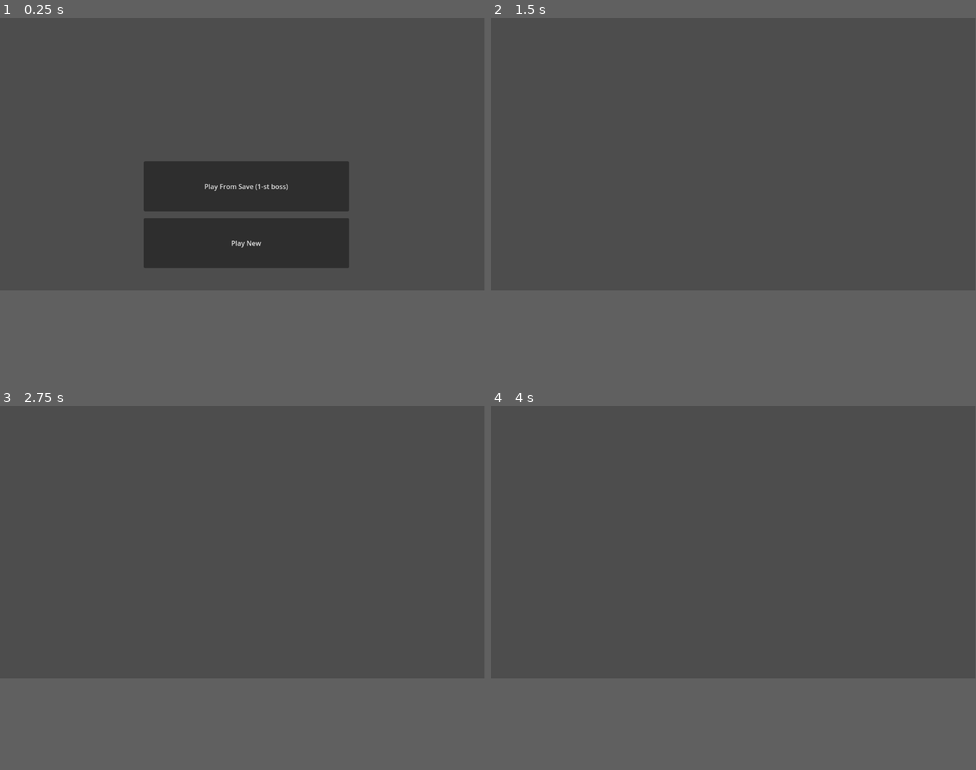
Above: before the commit, frames 1-4 (two rows, left to right).
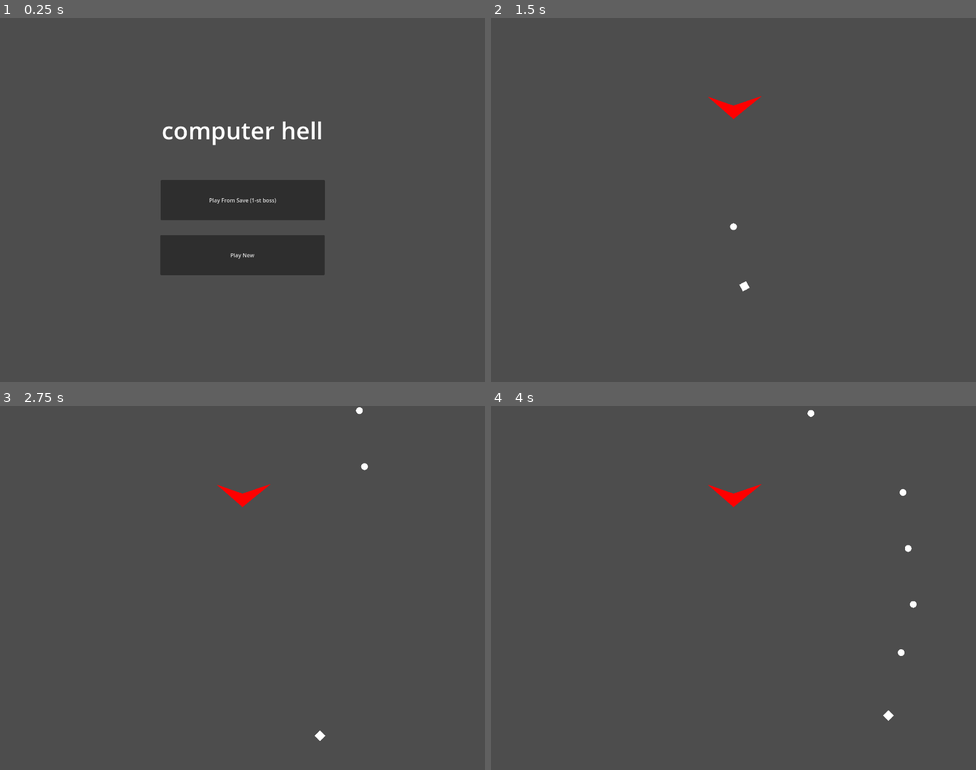
Above: after the commit, the same moments.

Repository: RainMa22/BulletHell
Game: Godot game, scene res://Scenes/Title.tscn
Same seed, same stepped clock (60 frames per second), same inputs: the game is played once before the commit and once after it.
Inputs:
- Up to frame 1 (0.25 s): no input
- Up to frame 2 (1.5 s): click "Play From Save (1-st boss)" at 0.5 s; tap Enter at 1.25 s; hold D (Right) from 1.28 s (still down); hold Z (Shoot) from 1.28 s (still down)
- Up to frame 3 (2.75 s): release D (Right) at 2.03 s; release Z (Shoot) at 2.03 s; hold S (Down) from 2.03 s (still down); tap Z (Shoot) at 2.1 s
- Up to frame 4 (4 s): release S (Down) at 2.78 s; hold D (Right) 2.78-3.53 s; hold Z (Shoot) 2.78-3.53 s; hold W (Up) from 3.53 s (still down); tap Z (Shoot) at 3.6 s
In our replay, the window is 799x449 before the commit and 800x600 after it. These sizes can differ from the game's own. Grey fills any space a smaller window leaves; there, only what the larger window draws over its background counts as a difference.

The runs differ from the first frame. In frame 1, 7.6% of the frame differs, in the area x 29-72%, y 28-71%; in frame 2, 0.3%; in frame 3, 0.3%; in frame 4, 0.4%.

Commit message:
Added player shooting and bullet counter, setup game scene

Diff:
--- a/Scenes/Game.tscn
+++ b/Scenes/Game.tscn
@@ -1,3 +1,17 @@
-[gd_scene format=3 uid="uid://b6jqep4j1e46k"]
+[gd_scene load_steps=4 format=3 uid="uid://b6jqep4j1e46k"]
+
+[ext_resource type="Script" path="res://src/Game.gd" id="1_fg8e7"]
+[ext_resource type="PackedScene" uid="uid://cwn1aknxem4n4" path="res://src/player/Player.tscn" id="1_udpsn"]
+[ext_resource type="PackedScene" uid="uid://cy4gofdhytyvf" path="res://src/boss/Boss.tscn" id="2_4fr0q"]
 
 [node name="Game" type="Node2D"]
+script = ExtResource("1_fg8e7")
+
+[node name="Camera" type="Camera2D" parent="."]
+scale = Vector2(1, 0.991097)
+
+[node name="Player" parent="." instance=ExtResource("1_udpsn")]
+position = Vector2(0, 256)
+
+[node name="Boss" parent="." instance=ExtResource("2_4fr0q")]
+position = Vector2(0, -256)
--- a/Scenes/Title.tscn
+++ b/Scenes/Title.tscn
@@ -3,34 +3,59 @@
 [ext_resource type="Script" path="res://src/PlayButtonFromSave.gd" id="1_70yhf"]
 [ext_resource type="Script" path="res://src/PlayButtonFromNew.gd" id="2_8jt0w"]
 
-[node name="Node2D" type="Node2D"]
+[node name="Title" type="Node2D"]
 
-[node name="PlayFromSave" type="Button" parent="."]
+[node name="Control" type="Control" parent="."]
+layout_mode = 3
+anchors_preset = 15
+anchor_right = 1.0
+anchor_bottom = 1.0
+grow_horizontal = 2
+grow_vertical = 2
+
+[node name="PlayFromSave" type="Button" parent="Control"]
+layout_mode = 1
 anchors_preset = 8
 anchor_left = 0.5
 anchor_top = 0.5
 anchor_right = 0.5
 anchor_bottom = 0.5
-offset_left = 342.0
-offset_top = 341.0
-offset_right = 830.0
-offset_bottom = 460.0
+offset_left = -243.0
+offset_top = -59.0
+offset_right = 245.0
+offset_bottom = 60.0
 grow_horizontal = 2
 grow_vertical = 2
 text = "Play From Save ({current_boss}-{suffix} boss)"
 script = ExtResource("1_70yhf")
 
-[node name="PlayNew" type="Button" parent="."]
+[node name="PlayNew" type="Button" parent="Control"]
+layout_mode = 1
 anchors_preset = 8
 anchor_left = 0.5
 anchor_top = 0.5
 anchor_right = 0.5
 anchor_bottom = 0.5
-offset_left = 342.0
-offset_top = 476.0
-offset_right = 830.0
-offset_bottom = 595.0
+offset_left = -244.0
+offset_top = 104.0
+offset_right = 244.0
+offset_bottom = 223.0
 grow_horizontal = 2
 grow_vertical = 2
 text = "Play New"
 script = ExtResource("2_8jt0w")
+
+[node name="Title" type="RichTextLabel" parent="Control"]
+clip_contents = false
+layout_mode = 0
+offset_left = -240.0
+offset_top = -256.0
+offset_right = 239.0
+offset_bottom = -159.0
+theme_override_font_sizes/normal_font_size = 71
+text = "computer hell"
+fit_content = true
+scroll_active = false
+autowrap_mode = 0
+
+[node name="Camera2D" type="Camera2D" parent="."]
--- a/project.godot
+++ b/project.godot
@@ -18,6 +18,11 @@
 [autoload]
 
 Global="*res://src/Global.gd"
+
+[display]
+
+window/size/viewport_width=1440
+window/size/viewport_height=1080
 
 [file_customization]
 
--- /dev/null
+++ b/src/Game.gd
@@ -0,0 +1,9 @@
+class_name Game extends Node2D
+
+
+
+func _ready():
+	Global.bullet_counter = 0 # Reset bullet counter when the game opens.
+
+func _process(delta):
+	pass
--- a/src/Global.gd
+++ b/src/Global.gd
@@ -1,12 +1,23 @@
 extends Node
 
 var current_boss:int
+
+# BULLET COUNTER GLOBAL PROPERTY
+var bullet_counter : int = 0:
+	set(val):
+		bullet_counter = val
+		print(bullet_counter)
+	get:
+		return bullet_counter
+
+
 
 # Called when the node enters the scene tree for the first time.
 func _ready():
 	current_boss = 1
 
 
+
 # Called every frame. 'delta' is the elapsed time since the previous frame.
 func _process(delta):
 	pass
--- a/src/bullet/Bullet.gd
+++ b/src/bullet/Bullet.gd
@@ -20,6 +20,8 @@
 
 # INITALISATION
 func _ready():
+	Global.bullet_counter += 1
+
 	init_starting_velocity()
 func _enter_tree():
 	init_starting_velocity()
@@ -38,7 +40,11 @@
 # TODO: Add collision of bullet with other entities (player or enemy or boss)
 
 # DELETING PROCESS
+func destroy_self():
+	Global.bullet_counter -= 1
+	queue_free()
+
 func _on_on_screen_notifier_screen_exited():
 	expire_timer.start(expire_time)
 func _on_expire_timer_timeout():
-	queue_free()
+	destroy_self()
--- a/src/player/Player.gd
+++ b/src/player/Player.gd
@@ -10,26 +10,56 @@
 
 # INPUTS
 var input_directional_vector : Vector2 = Vector2.ZERO
+var is_shooting := false
 
 # MOVEMENT
 var target_velocity_vector : Vector2 = Vector2.ZERO
 
-var movement_speed : float = 500
-var acceleration : float = 800
-var deceleration : float = 1000
+var movement_speed : float = 300
+var acceleration : float = 1800
+var deceleration : float = 1500
+
+# SHOOTING
+var bullet = preload("res://src/bullet/Bullet.tscn")
+var can_shoot := true
+var shoot_cooldown = 0.2 # in seconds
+
+# COMPONENTS
+@onready var health : Health = $Health
+@onready var shoot_timer : Timer = $ShootTimer
+
+
 
 func _ready():
 	pass
 
-func _process(_delta):
+func _process(delta):
 	update_inputs()
+	update_shooting()
+
+	look_at(global_position + Vector2.UP * 1000 + Vector2.RIGHT * velocity.x) # LEAN TOWARDS X-AXIS MOVEMENT (scuffed fix sometime)
 
 func update_inputs() -> void:
 	input_directional_vector = Input.get_vector("Left", "Right", "Up", "Down", -0.5) # Grab the inputs based on what the player is doing.
+	is_shooting = Input.is_action_pressed("Shoot")
 
-	if Input.is_action_just_pressed("Shoot"): # DEBUG, used for testing health mechanics.
-		($Health as Health).health -= 1
-		print($Health.health)
+
+
+func _on_shoot_timer_timeout():
+	can_shoot = true
+func update_shooting() -> void:
+	if is_shooting and can_shoot and not health.is_dead:
+		var bullet_instance : Bullet = bullet.instantiate() as Bullet # INSTANTIATE A BULLET
+
+		bullet_instance.starting_speed = 800 # SET SPEED
+		bullet_instance.starting_direction = global_position.direction_to($BulletSpawnPoint.global_position) # DIRECT IT TOWARDS SOMEWHERE
+
+		get_parent().add_child(bullet_instance) # ADD TO TREE
+
+		bullet_instance.global_position = $BulletSpawnPoint.global_position # Spawn bullet at that point. # SET POSITION TO SPAWN POINT
+
+		can_shoot = false # COOLDOWN!
+		shoot_timer.start(shoot_cooldown)
 
 
 
--- a/src/player/Player.tscn
+++ b/src/player/Player.tscn
@@ -16,4 +16,11 @@
 
 [node name="Health" parent="." instance=ExtResource("2_7ekla")]
 
+[node name="BulletSpawnPoint" type="Marker2D" parent="."]
+position = Vector2(30, 0)
+gizmo_extents = 6.0
+
+[node name="ShootTimer" type="Timer" parent="."]
+
 [connection signal="on_died" from="Health" to="." method="_on_health_on_died"]
+[connection signal="timeout" from="ShootTimer" to="." method="_on_shoot_timer_timeout"]
